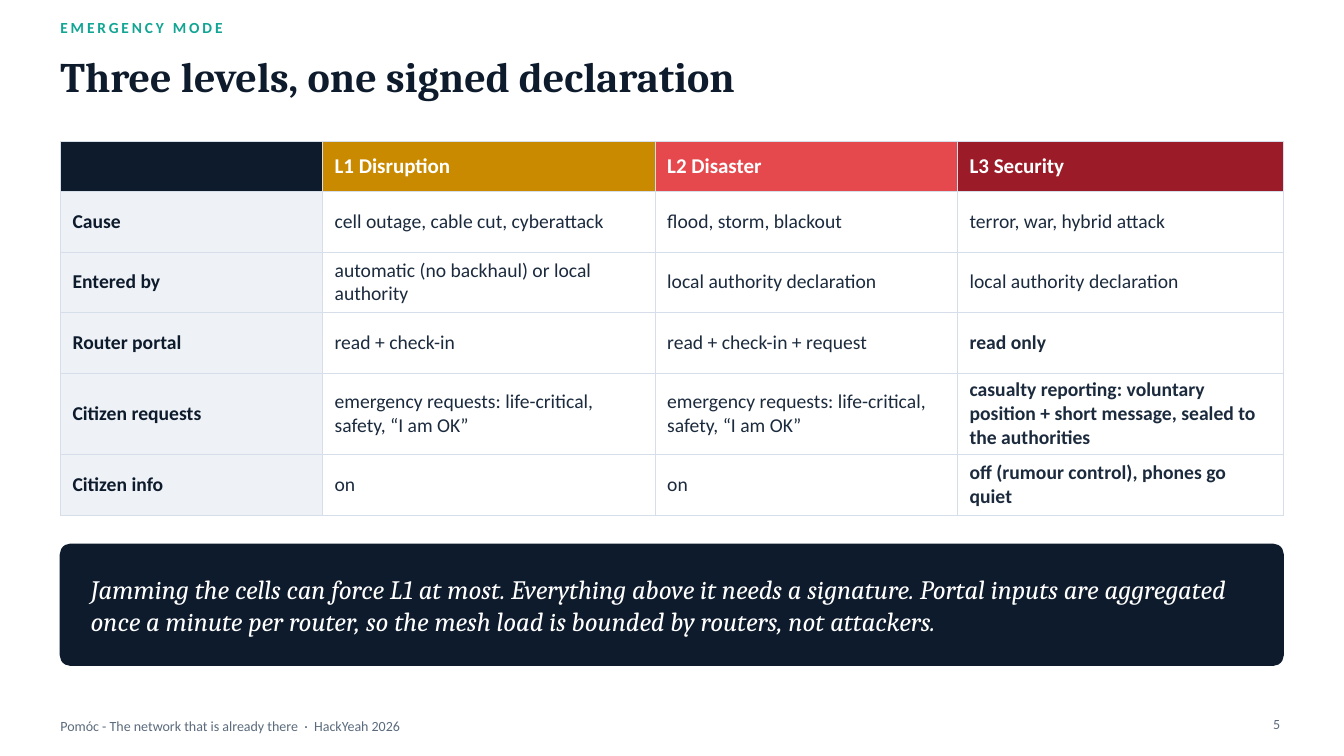
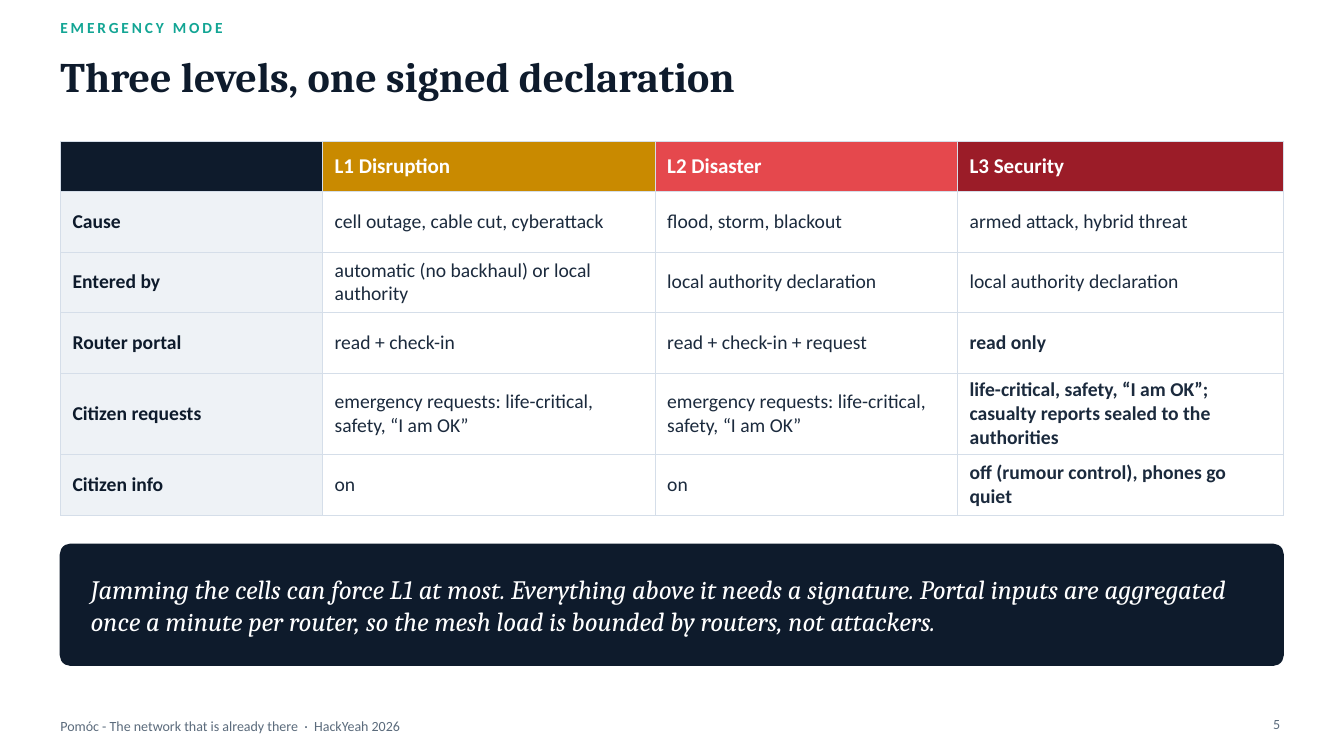
Before and after one commit to theapexlab/hackyeah2026, a slide deck: slide 5 of docs/pitch/pomoc.pptx. Drawn at 1344x756 pixels with LibreOffice and Linux fonts; fonts in the diff are those of the drawing. Boxes give left, top, right and bottom in pixels: in the first picture for what was removed or moved away, otherwise in the second. Text is boxed around its words. In the diff, an @@ line names an element or a change of style, - is before the commit and + after.

```diff
--- a/docs/pitch/pomoc.pptx
+++ b/docs/pitch/pomoc.pptx
@@ table at box(60, 141, 1284, 510) @@
-row 2, column 4: terror, war, hybrid attack
+row 2, column 4: armed attack, hybrid threat
-row 5, column 4: casualty reporting: voluntary position + short message, sealed to the authorities
+row 5, column 4: life-critical, safety, “I am OK”; casualty reports sealed to the authorities
```
Also in this commit, not shown: 5 other slides changed, 9 other files.
